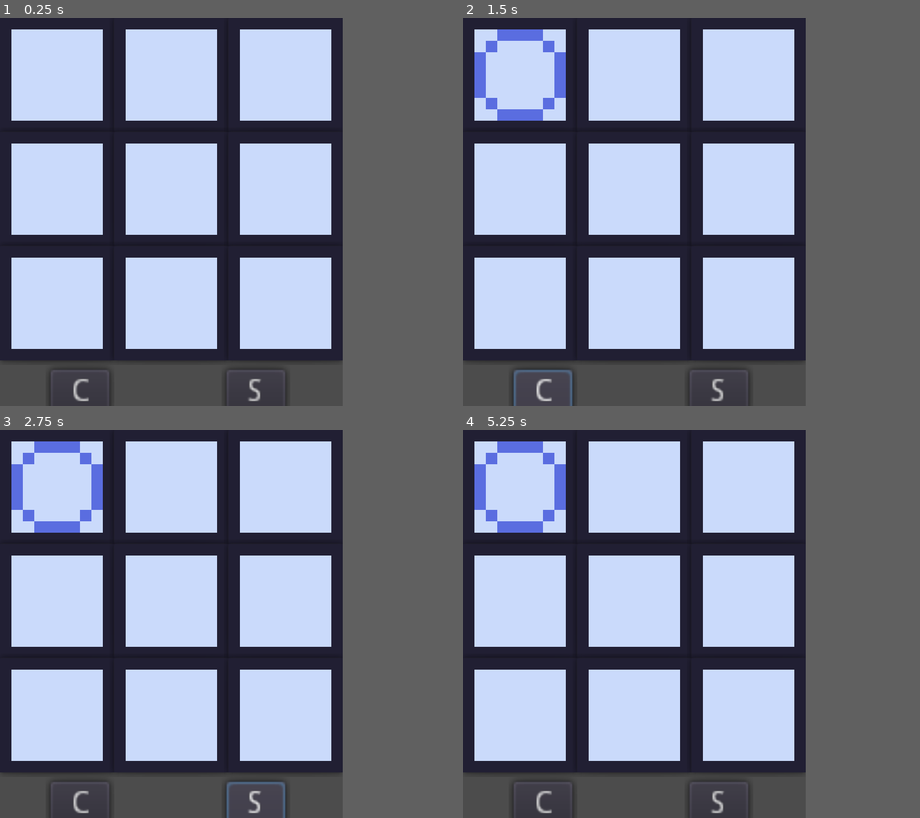
Above: before the commit, frames 1-4 (two rows, left to right).
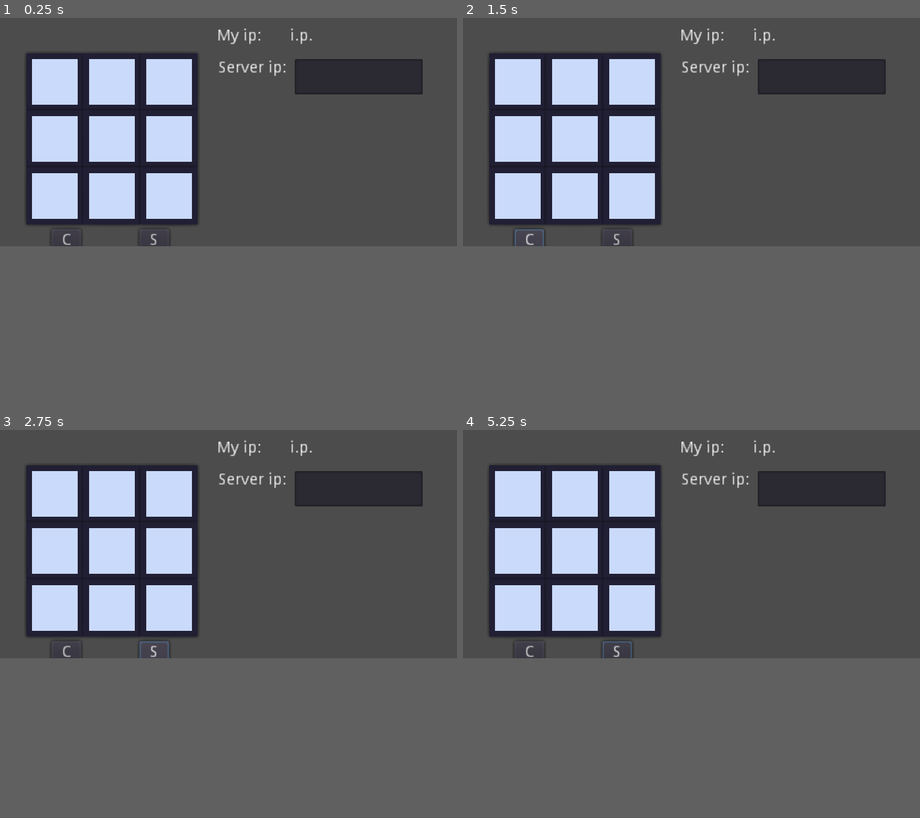
Above: after the commit, the same moments.

Repository: WhiteMarsStudios/TicTacToe
Game: Godot game, scene res://scenes/field.tscn
Same seed, same stepped clock (60 frames per second), same inputs: the game is played once before the commit and once after it. The project has no main scene, so this scene is started directly.
Inputs (mouse positions are in pixels of both pictures, inside the frame that each line leads up to):
- Up to frame 1 (0.25 s): no input
- Up to frame 2 (1.5 s): click (522, 76) at 0.52 s; click "C" at 1.25 s
- Up to frame 3 (2.75 s): click "S" at 2 s
- Up to frame 4 (5.25 s): click (522, 488) at 2.77 s; click "C" at 3.5 s; click "S" at 4.25 s; click (522, 488) at 5.02 s
In our replay, the window is 600x680 before the commit and 800x400 after it. These sizes can differ from the game's own. Grey fills any space a smaller window leaves; there, only what the larger window draws over its background counts as a difference.

The runs differ from the first frame. In frame 1, 54% of the frame differs, in the area x 0-93%, y 0-100%; in frame 2, 54%; in frame 3, 54%; in frame 4, 54%.
Error before the commit: Invalid type in function 'create_client' in base 'NetworkedMultiplayerENet'. Cannot convert argument 1 from int to String. (res://scenes/field.gd:32)
Error after the commit: Invalid get index '1' (on base: 'Array'). (res://scenes/field.gd:15)

Commit message:
Requested commit. Adding files.

Diff:
--- a/project.godot
+++ b/project.godot
@@ -15,9 +15,9 @@
 
 [display]
 
-window/size/width=150
-window/size/height=170
-window/size/test_width=500
+window/size/width=400
+window/size/height=200
+window/size/test_width=800
 window/size/test_height=500
 window/dpi/allow_hidpi=true
 window/stretch/mode="2d"
--- a/scenes/field.gd
+++ b/scenes/field.gd
@@ -4,13 +4,18 @@
 # 1 - client
 const SERVER = 0
 const CLIENT = 1
-const SERVER_IP = 0
-const SERVER_PORT = 0
+var server_ip = null
+var my_ip = null
+const SERVER_PORT = 22
 var peer_type = SERVER
 var turn = true
 var peer
 
+func _ready():
+	self.my_ip = IP.get_local_addresses()[1]
+	print(self.my_ip)
 
+	$my_ip_info.text = str(self.my_ip)
 
 func current_player():
 	if (turn):
@@ -22,12 +27,16 @@
 
 
 func _on_Button_pressed():
+	self.peer_type = SERVER
 	peer = NetworkedMultiplayerENet.new()
-	peer.create_server(1, 2)
+	peer.create_server(22, 2)
 	get_tree().set_network_peer(peer)
 
 
 func _on_Button2_pressed():
-	peer = NetworkedMultiplayerENet.new()
-	peer.create_client(SERVER_IP, SERVER_PORT)
-	get_tree().set_network_peer(peer)
+	self.peer_type = CLIENT
+	self.server_ip = $server_ip_input.text
+	print(self.server_ip)
+	#peer = NetworkedMultiplayerENet.new()
+	#peer.create_client(server_ip, SERVER_PORT)
+	#get_tree().set_network_peer(peer)
--- a/scenes/field.tscn
+++ b/scenes/field.tscn
@@ -9,8 +9,10 @@
 anchor_top = 0.0
 anchor_right = 0.0
 anchor_bottom = 0.0
-margin_left = 25.0
-margin_top = 25.0
+margin_left = 48.0
+margin_top = 56.0
+margin_right = 48.0
+margin_bottom = 56.0
 rect_pivot_offset = Vector2( 0, 0 )
 rect_clip_content = false
 mouse_filter = 0
@@ -22,12 +24,13 @@
 
 [node name="GridContainer" type="GridContainer" parent="." index="0"]
 
-anchor_left = 0.0
-anchor_top = 0.0
-anchor_right = 0.0
-anchor_bottom = 0.0
-margin_right = 50.0
-margin_bottom = 50.0
+editor/display_folded = true
+anchor_left = 0.0
+anchor_top = 0.0
+anchor_right = 0.0
+anchor_bottom = 0.0
+margin_right = 100.0
+margin_bottom = 100.0
 rect_min_size = Vector2( 50, 50 )
 rect_pivot_offset = Vector2( 0, 0 )
 rect_clip_content = false
@@ -39,6 +42,9 @@
 custom_constants/hseparation = 50
 columns = 3
 _sections_unfolded = [ "Size Flags", "custom_constants" ]
+__meta__ = {
+"_edit_lock_": true
+}
 
 [node name="HBoxContainer" type="HBoxContainer" parent="GridContainer" index="0"]
 
@@ -217,7 +223,7 @@
 
 [node name="Node2D" parent="GridContainer/HBoxContainer9" index="0" instance=ExtResource( 2 )]
 
-[node name="Button" type="Button" parent="." index="1"]
+[node name="client_button" type="Button" parent="." index="1"]
 
 anchor_left = 0.0
 anchor_top = 0.0
@@ -242,7 +248,7 @@
 flat = false
 align = 1
 
-[node name="Button2" type="Button" parent="." index="2"]
+[node name="server_button" type="Button" parent="." index="2"]
 
 anchor_left = 0.0
 anchor_top = 0.0
@@ -267,6 +273,103 @@
 flat = false
 align = 1
 
-[connection signal="pressed" from="Button" to="." method="_on_Button_pressed"]
-
-[connection signal="pressed" from="Button2" to="." method="_on_Button2_pressed"]
+[node name="my_ip_label" type="Label" parent="." index="3"]
+
+anchor_left = 0.0
+anchor_top = 0.0
+anchor_right = 0.0
+anchor_bottom = 0.0
+margin_left = 142.0
+margin_top = -47.0
+margin_right = 185.0
+margin_bottom = -33.0
+rect_pivot_offset = Vector2( 0, 0 )
+rect_clip_content = false
+mouse_filter = 2
+mouse_default_cursor_shape = 0
+size_flags_horizontal = 1
+size_flags_vertical = 4
+text = "My ip: "
+percent_visible = 1.0
+lines_skipped = 0
+max_lines_visible = -1
+
+[node name="my_ip_info" type="Label" parent="." index="4"]
+
+anchor_left = 0.0
+anchor_top = 0.0
+anchor_right = 0.0
+anchor_bottom = 0.0
+margin_left = 206.0
+margin_top = -47.0
+margin_right = 246.0
+margin_bottom = -33.0
+rect_pivot_offset = Vector2( 0, 0 )
+rect_clip_content = false
+mouse_filter = 2
+mouse_default_cursor_shape = 0
+size_flags_horizontal = 1
+size_flags_vertical = 4
+text = "i.p."
+percent_visible = 1.0
+lines_skipped = 0
+max_lines_visible = -1
+
+[node name="server_ip_label" type="Label" parent="." index="5"]
+
+anchor_left = 0.0
+anchor_top = 0.0
+anchor_right = 0.0
+anchor_bottom = 0.0
+margin_left = 143.0
+margin_top = -19.0
+margin_right = 203.0
+margin_bottom = -5.0
+rect_pivot_offset = Vector2( 0, 0 )
+rect_clip_content = false
+mouse_filter = 2
+mouse_default_cursor_shape = 0
+size_flags_horizontal = 1
+size_flags_vertical = 4
+text = "Server ip:"
+percent_visible = 1.0
+lines_skipped = 0
+max_lines_visible = -1
+
+[node name="server_ip_input" type="TextEdit" parent="." index="6"]
+
+anchor_left = 0.0
+anchor_top = 0.0
+anchor_right = 0.0
+anchor_bottom = 0.0
+margin_left = 210.0
+margin_top = -20.0
+margin_right = 322.0
+margin_bottom = 11.0
+rect_pivot_offset = Vector2( 0, 0 )
+rect_clip_content = false
+focus_mode = 2
+mouse_filter = 0
+mouse_default_cursor_shape = 0
+size_flags_horizontal = 1
+size_flags_vertical = 1
+text = ""
+readonly = false
+highlight_current_line = false
+syntax_highlighting = false
+show_line_numbers = false
+highlight_all_occurrences = false
+override_selected_font_color = false
+context_menu_enabled = true
+smooth_scrolling = false
+v_scroll_speed = 80.0
+hiding_enabled = 0
+wrap_lines = false
+caret_block_mode = false
+caret_blink = false
+caret_blink_speed = 0.65
+caret_moving_by_right_click = true
+
+[connection signal="pressed" from="client_button" to="." method="_on_Button_pressed"]
+
+[connection signal="pressed" from="server_button" to="." method="_on_Button2_pressed"]
